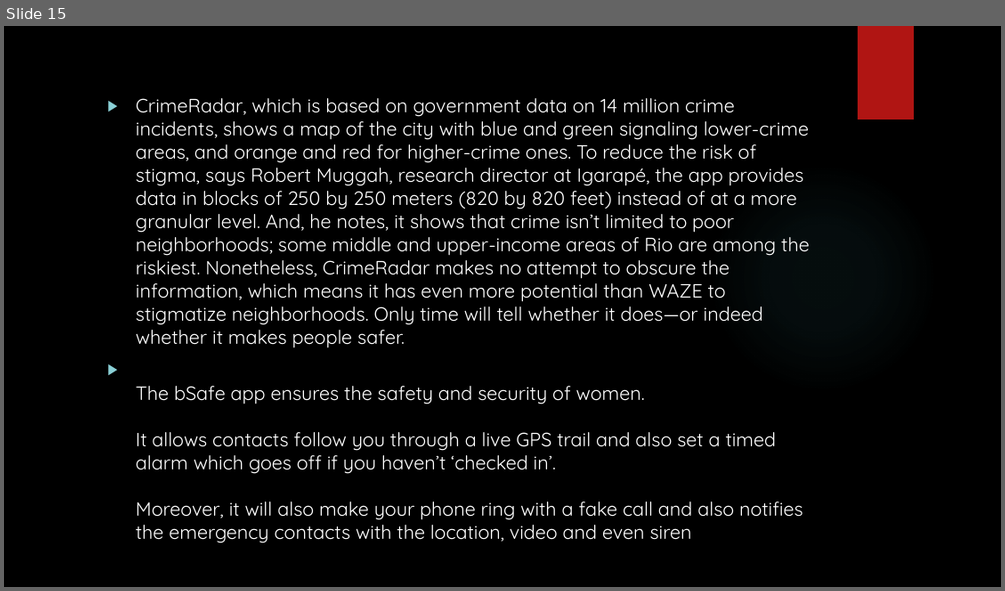
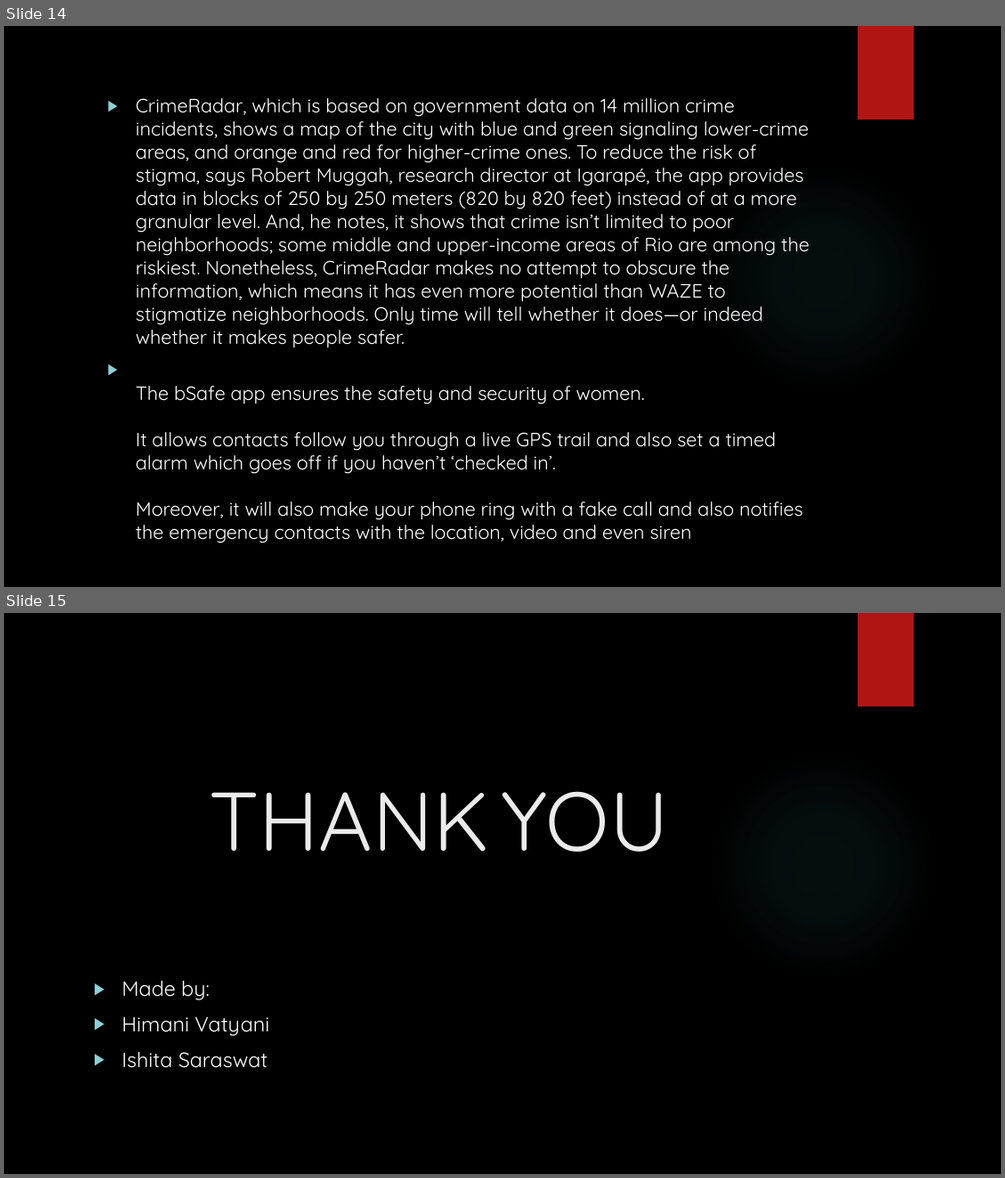
Before and after one commit to himanivatyani/threatalertazure, a slide deck: crime.pptx. Shown one above the other, each under a label of ours: slide 15 before the commit, slides 14 and 15 after it. The pictures are 1005x591 and 1005x1178 pixels, drawn with LibreOffice and Linux fonts; fonts in the diff are those of the drawing; background and template pictures are left out. Boxes give left, top, right and bottom in pixels: in the first picture for what was removed or moved away, otherwise in the second. Text is boxed around its words. In the diff, an @@ line names an element or a change of style, - is before the commit and + after.

```diff
--- a/crime.pptx
+++ b/crime.pptx
@@ slide 15 added at [4,613,1001,1174], background picture (left out); not listed: 2 template elements that a slide beside it also shows @@
@@ title added at [209,791,669,852], 80 pt, text #EBEBEB @@
+THANK YOU
@@ text added at [121,981,269,1068], 20 pt, text #FFFFFF @@
+▶ Made by:
+▶ Himani Vatyani
+▶ Ishita Saraswat
@@ what was slide 15 is now slide 14 @@
```
Also in this commit, not shown: 1 slide changed, 1 other slide added, 2 slides removed.
